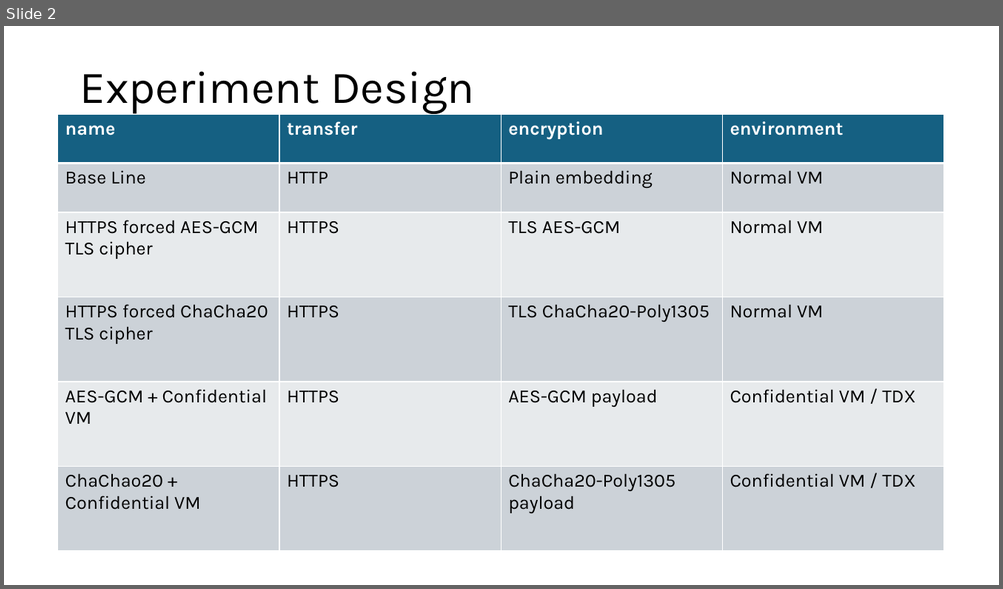
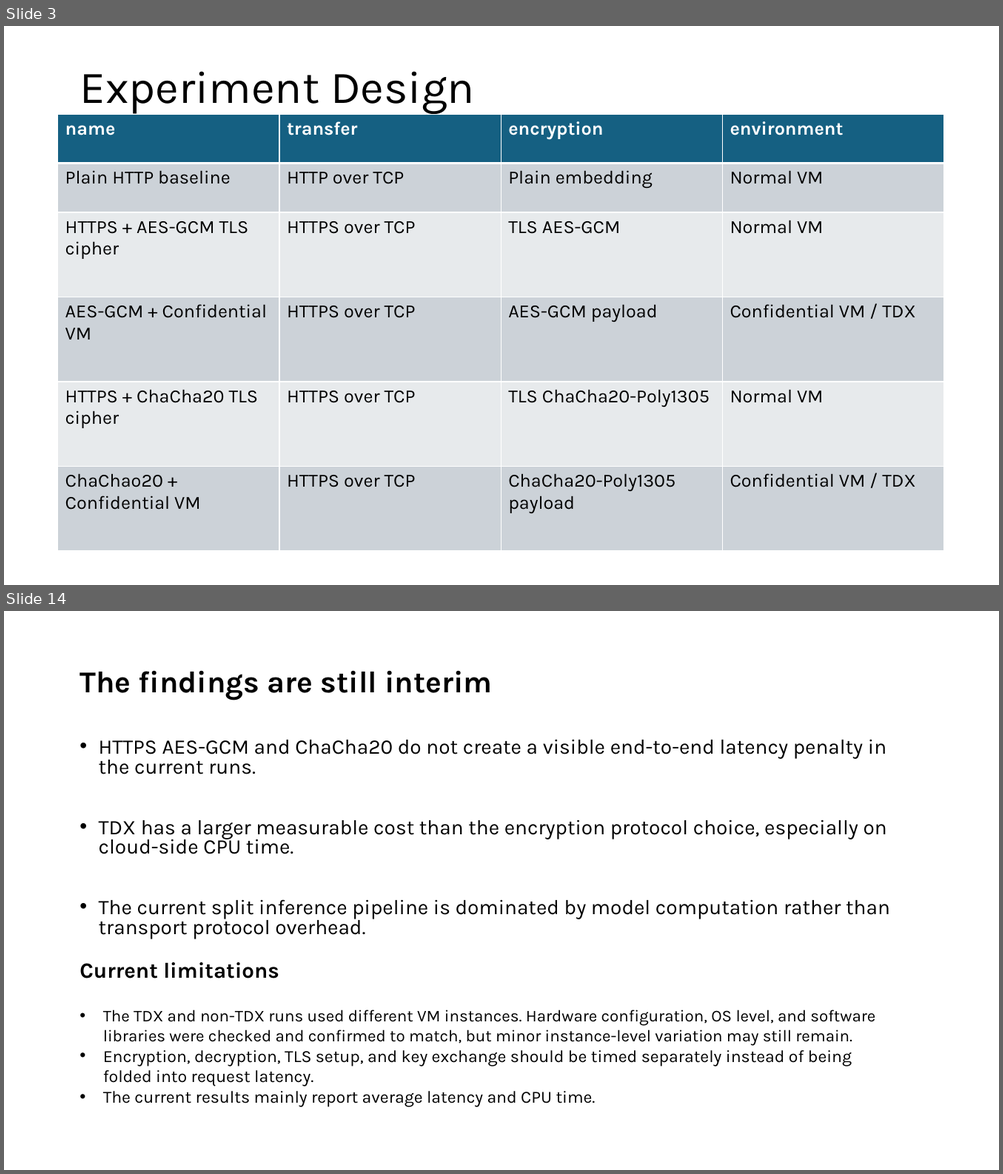
Before and after one commit to YMa10-ACS/CT5195-Master-capstone, a slide deck: Records/experiment.pptx. Shown one above the other, each under a label of ours: slide 2 before the commit, slides 3 and 14 after it; the slides between them are not shown. The pictures are 1003x589 and 1003x1174 pixels, drawn with LibreOffice and Linux fonts; fonts in the diff are those of the drawing. Boxes give left, top, right and bottom in pixels: in the first picture for what was removed or moved away, otherwise in the second. Text is boxed around its words. In the diff, an @@ line names an element or a change of style, - is before the commit and + after.

Commit message:
Upload report slieds

```diff
--- a/Records/experiment.pptx
+++ b/Records/experiment.pptx
@@ slide 14 added at (4,611,999,1170), background #FFFFFF @@
@@ title added at (79,670,492,701), 29.2 pt, text #000000, bold @@
+The findings are still interim
@@ text added at (99,739,890,940), 20 pt, text #000000 @@
+• HTTPS AES-GCM and ChaCha20 do not create a visible end-to-end latency penalty in the current runs.
+• TDX has a larger measurable cost than the encryption protocol choice, especially on cloud-side CPU time.
+• The current split inference pipeline is dominated by model computation rather than transport protocol overhead.
@@ text added at (79,963,279,979), 21 pt, text #000000, bold @@
+Current limitations
@@ text added at (103,1010,875,1108), 16 pt, text #000000 @@
+• The TDX and non-TDX runs used different VM instances. Hardware configuration, OS level, and software libraries were checked and confirmed to match, but minor instance-level variation may still remain.
+• Encryption, decryption, TLS setup, and key exchange should be timed separately instead of being folded into request latency.
+• The current results mainly report average latency and CPU time.
@@ what was slide 2 is now slide 3 @@
@@ slide 3 changed as well @@
@@ table at (58,114,944,551) @@
-row 2, column 1: Base Line
+row 2, column 1: Plain HTTP baseline
-row 2, column 2: HTTP
+row 2, column 2: HTTP over TCP
-row 3, column 1: HTTPS forced AES-GCM TLS cipher
+row 3, column 1: HTTPS + AES-GCM TLS cipher
-row 3, column 2: HTTPS
+row 3, column 2: HTTPS over TCP
-row 4: HTTPS forced ChaCha20 TLS cipher | HTTPS | TLS ChaCha20-Poly1305 | Normal VM
+row 4: AES-GCM + Confidential VM | HTTPS over TCP | AES-GCM payload | Confidential VM / TDX
-row 5: AES-GCM + Confidential VM | HTTPS | AES-GCM payload | Confidential VM / TDX
+row 5: HTTPS + ChaCha20 TLS cipher | HTTPS over TCP | TLS ChaCha20-Poly1305 | Normal VM
-row 6, column 2: HTTPS
+row 6, column 2: HTTPS over TCP
```
Also in this commit, not shown: 1 other slide changed, 12 other slides added, 1 slide removed, 1 other file.
